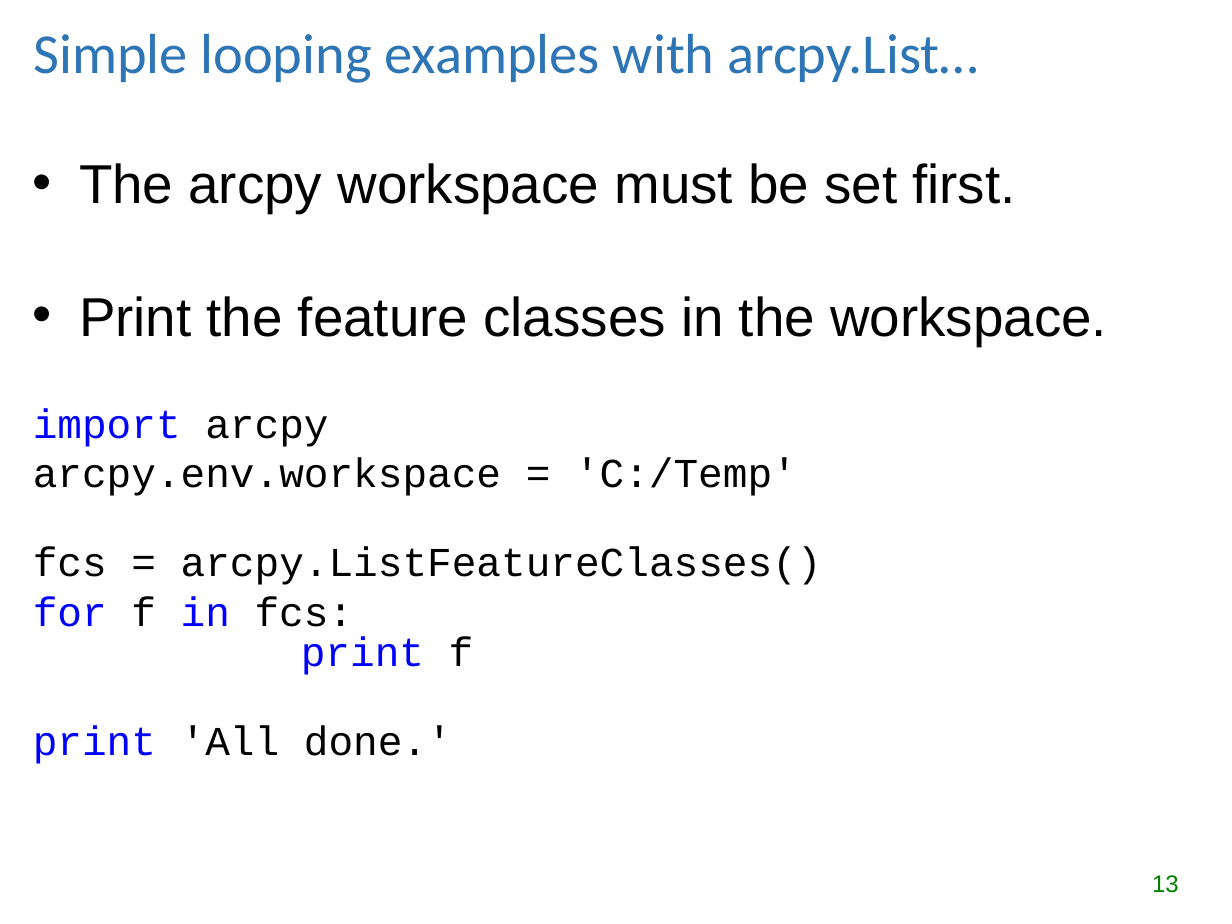
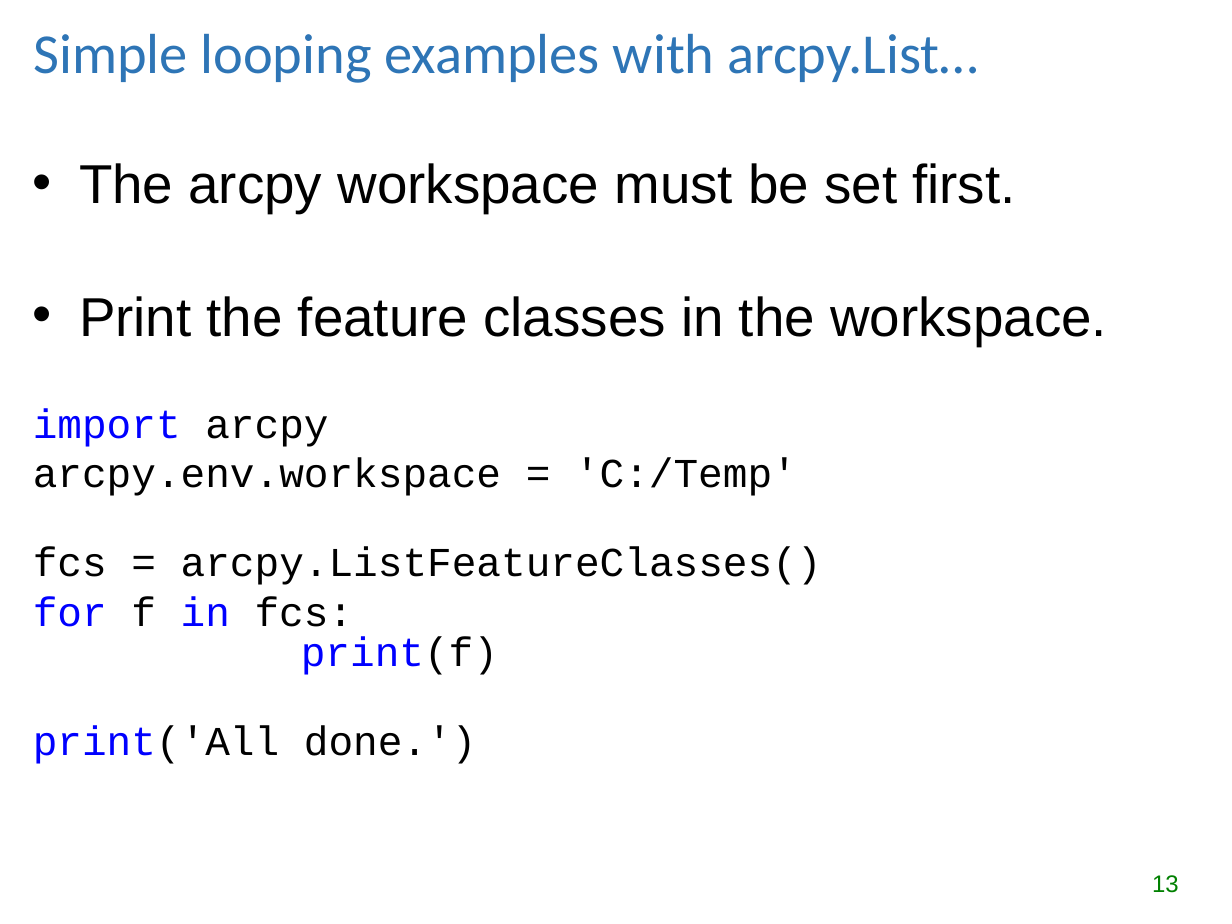
Before and after one commit to lgtateos/gis540, a slide deck: slide 13 of slides/batchProcessing.ppt. Drawn at 1232x924 pixels with LibreOffice and Linux fonts; fonts in the diff are those of the drawing. Boxes give left, top, right and bottom in pixels: in the first picture for what was removed or moved away, otherwise in the second. Text is boxed around its words. In the diff, an @@ line names an element or a change of style, - is before the commit and + after.

```diff
--- a/slides/batchProcessing.ppt
+++ b/slides/batchProcessing.ppt
@@ text at (33,596,498,764): text changed @@
-for f in fcs:
-print f
-print 'All done.'
+for f in fcs:
+print(f)
+print('All done.')
```
Also in this commit, not shown: 6 other slides changed, 1 other file.
